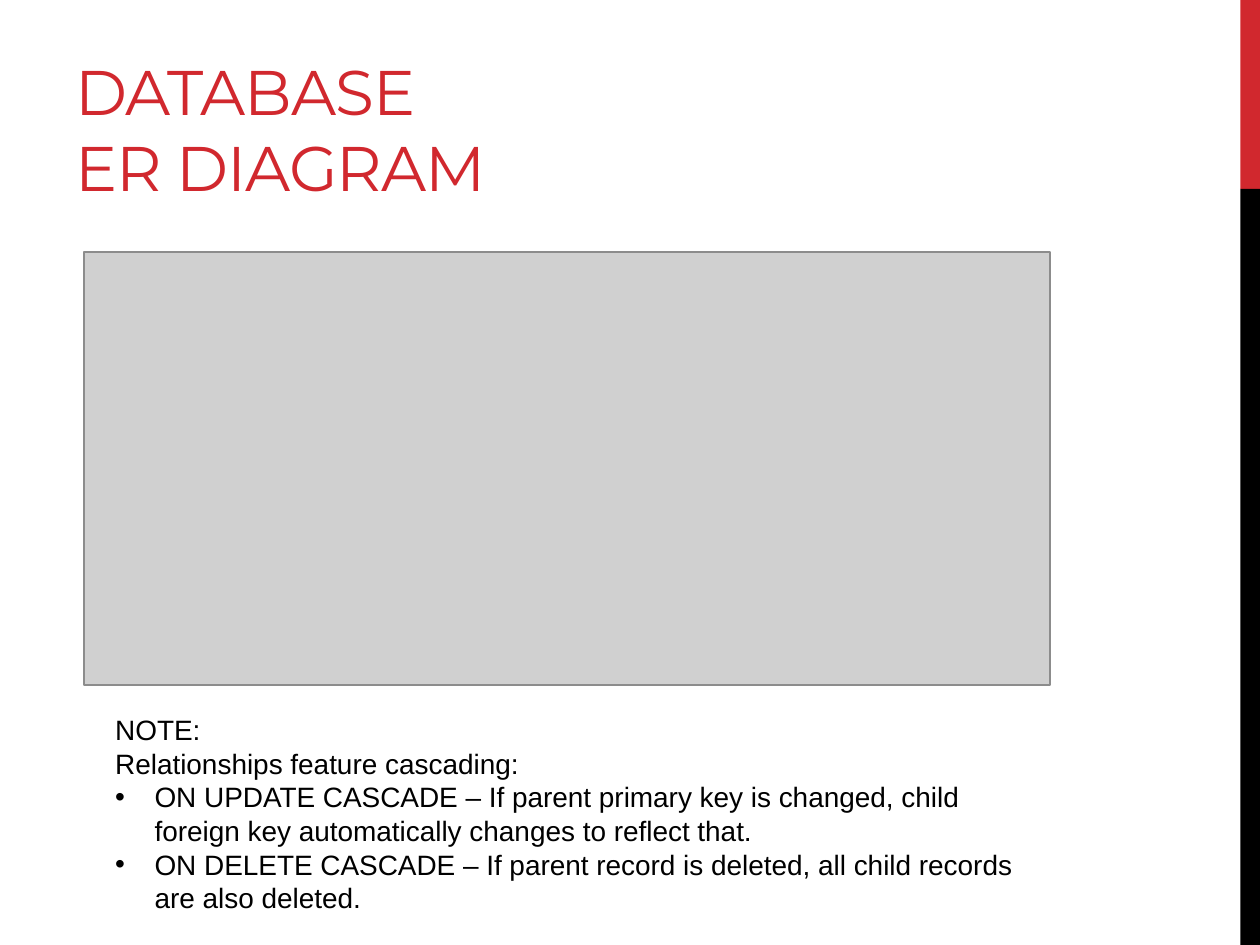
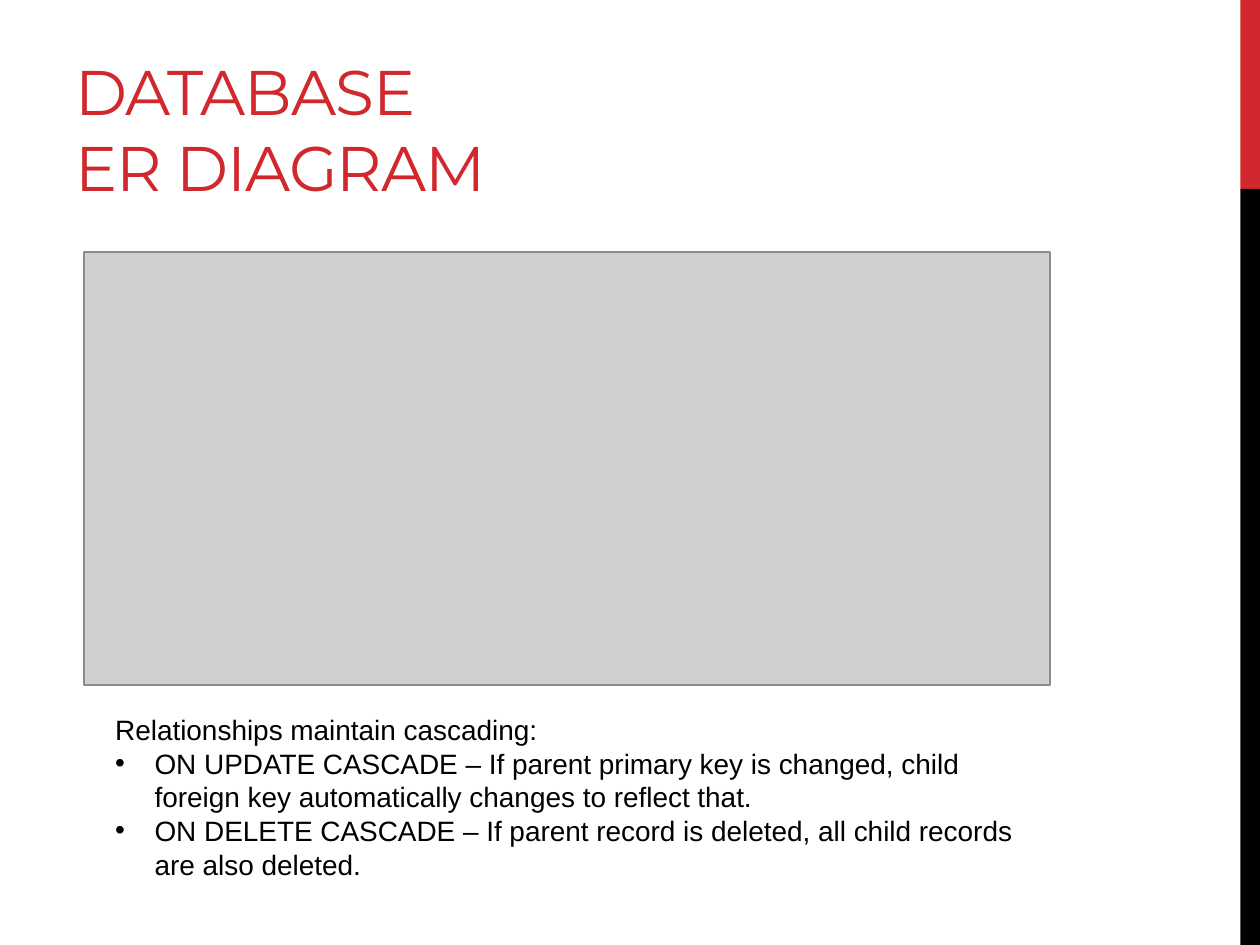
Before and after one commit to AndreasSchwagerl/RR-Survey-System, a slide deck: slide 16 of Survey System - Progress Presentation 3.pptx (slide 15 before the commit). Drawn at 1260x945 pixels with LibreOffice and Linux fonts; fonts in the diff are those of the drawing; grey boxes stand for pictures. Boxes give left, top, right and bottom in pixels: in the first picture for what was removed or moved away, otherwise in the second. Text is boxed around its words. In the diff, an @@ line names an element or a change of style, - is before the commit and + after.

```diff
--- a/Survey System - Progress Presentation 3.pptx
+++ b/Survey System - Progress Presentation 3.pptx
@@ text at box(115, 719, 537, 745): text changed @@
-NOTE:
-Relationships feature cascading:
+Relationships maintain cascading:
```
Also in this commit, not shown: 4 other slides changed, 1 slide added.
